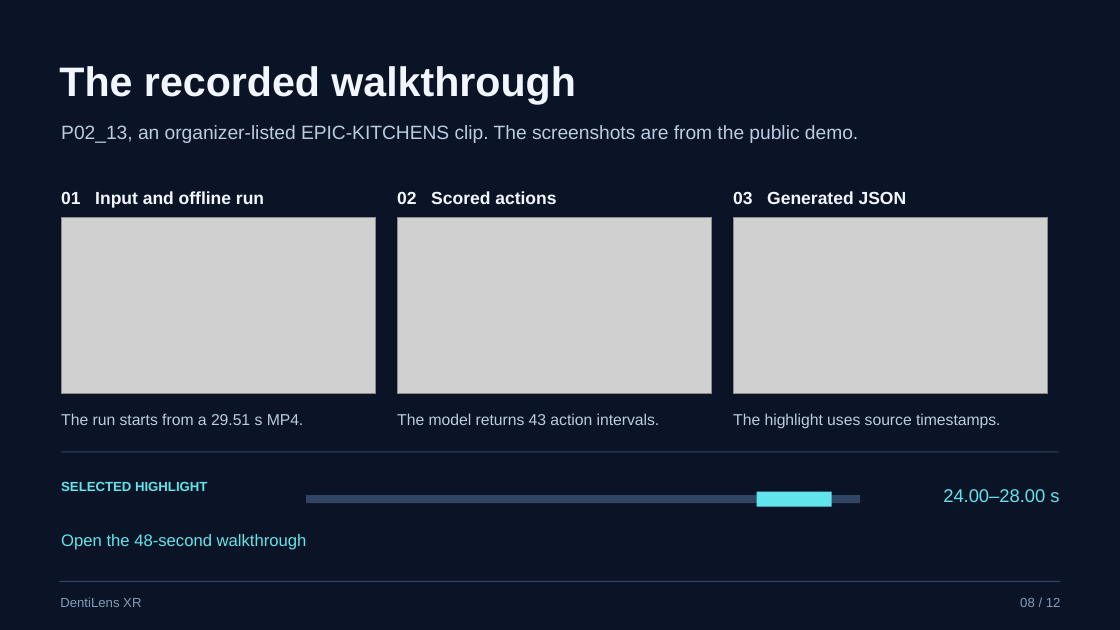
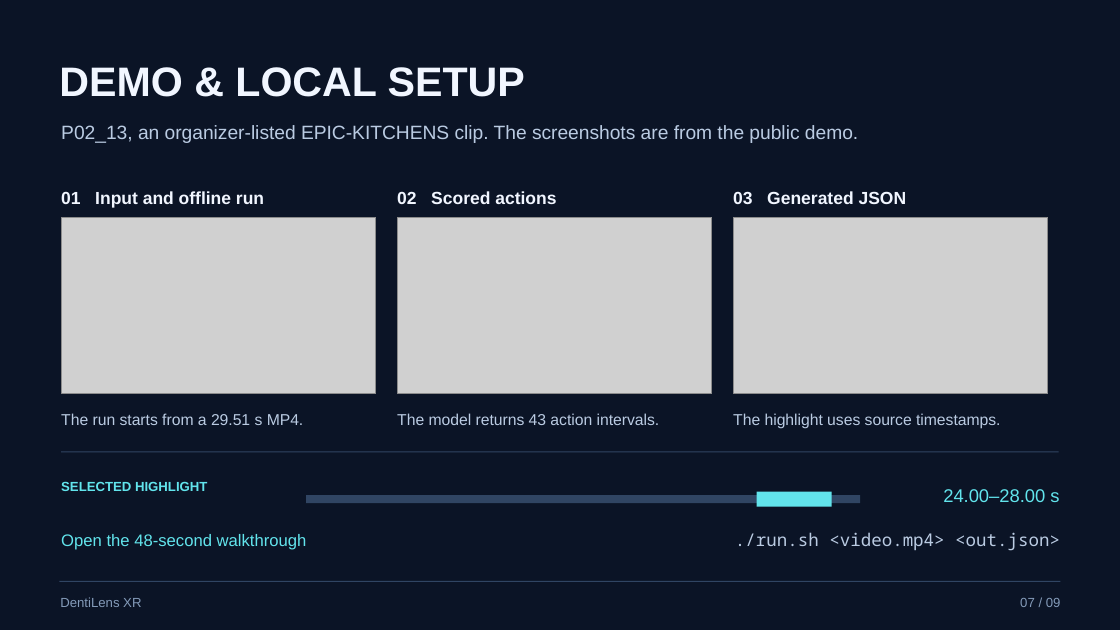
Before and after one commit to ArhamChoudhary-ui/DentiLens, a slide deck: slide 7 of reference/submission/Final Presentation/VelloreInstituteofTechnology_Rajasthani.pptx (slide 8 before the commit). Drawn at 1120x630 pixels with LibreOffice and Linux fonts; fonts in the diff are those of the drawing; grey boxes stand for pictures. Boxes give left, top, right and bottom in pixels: in the first picture for what was removed or moved away, otherwise in the second. Text is boxed around its words. In the diff, an @@ line names an element or a change of style, - is before the commit and + after.

```diff
--- a/reference/submission/Final Presentation/VelloreInstituteofTechnology_Rajasthani.pptx
+++ b/reference/submission/Final Presentation/VelloreInstituteofTechnology_Rajasthani.pptx
@@ text at (59,67,525,97): text changed @@
-The recorded walkthrough
+DEMO & LOCAL SETUP
@@ text added at (735,532,1060,551), 15 pt, text #BACBE2 @@
+./run.sh <video.mp4> <out.json>
@@ text at (1020,598,1061,607): text changed @@
-08 / 12
+07 / 09
```
Also in this commit, not shown: 8 other slides changed, 3 slides removed, 2 other files.
